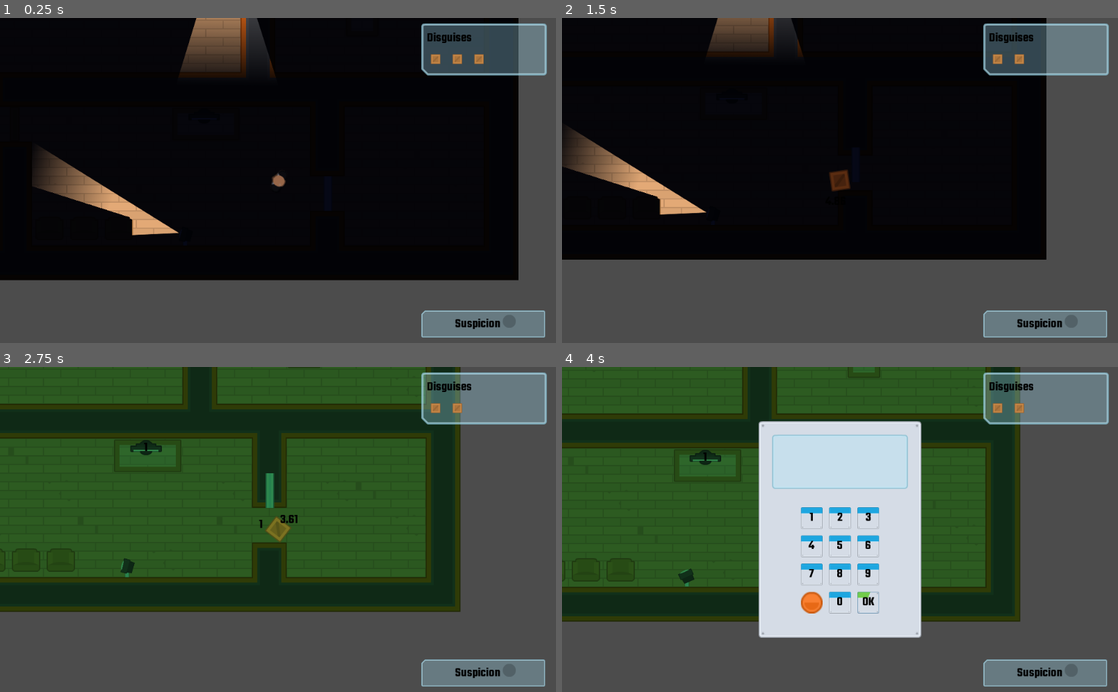
Above: before the commit, frames 1-4 (two rows, left to right).
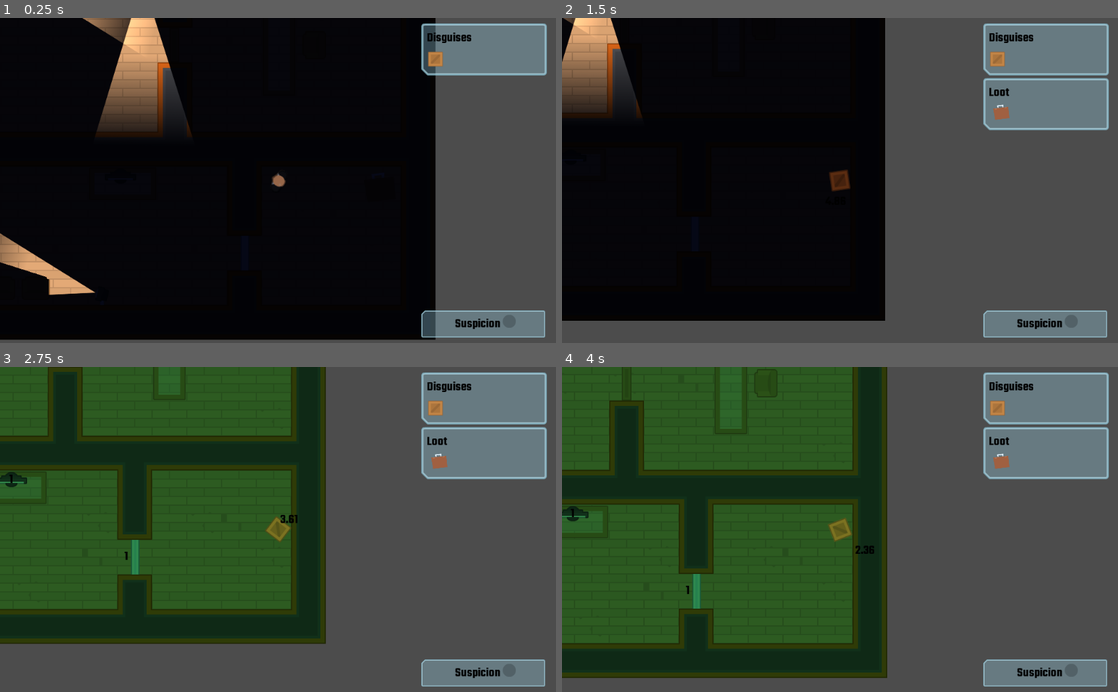
Above: after the commit, the same moments.

Repository: fruitdude/godot-heist-meisters
Game: Godot game, scene res://Scenes/Level1.tscn
The game is run twice, just before and just after one commit, with the same random seed, the same clock (stepped at 60 frames per second) and the same inputs.
Inputs (mouse positions are in pixels of both pictures, inside the frame that each line leads up to):
- Up to frame 1 (0.25 s): no input
- Up to frame 2 (1.5 s): tap Enter at 0.5 s; move the mouse to (962, 164) at 0.52 s; hold D (move_right) 0.53-1.28 s; tap E (interact) at 0.6 s; move the mouse to (728, 196) at 1.27 s; hold S (move_down) from 1.28 s (still down); tap Shift (toggle_disguise) at 1.35 s
- Up to frame 3 (2.75 s): move the mouse to (333, 458) at 2.02 s; release S (move_down) at 2.03 s; hold D (move_right) from 2.03 s (still down); tap Space (toggle_visionmode) at 2.1 s
- Up to frame 4 (4 s): move the mouse to (812, 594) at 2.77 s; release D (move_right) at 2.78 s; hold W (move_up) 2.78-3.5 s; tap E (interact) at 2.85 s; click (867, 601) at 3.5 s, where only the run before the commit has a clickable "OK"

The runs differ from the first frame. In frame 1, 35% of the frame differs, in the area x 0-94%, y 0-99%; in frame 2, 40%; in frame 3, 48%; in frame 4, 60%, in the area x 0-99%, y 0-96%.

Commit message:
added loot and gui for it

Diff:
--- /dev/null
+++ b/Scenes/Briefcase.tscn
@@ -0,0 +1,19 @@
+[gd_scene load_steps=4 format=2]
+
+[ext_resource path="res://Scripts/Briefcase.gd" type="Script" id=1]
+[ext_resource path="res://GFX/Loot/suitcase.png" type="Texture" id=2]
+
+[sub_resource type="RectangleShape2D" id=1]
+extents = Vector2( 32, 32 )
+
+[node name="Briefcase" type="Area2D"]
+collision_layer = 0
+script = ExtResource( 1 )
+
+[node name="Sprite" type="Sprite" parent="."]
+scale = Vector2( 0.5, 0.5 )
+texture = ExtResource( 2 )
+
+[node name="CollisionShape2D" type="CollisionShape2D" parent="."]
+shape = SubResource( 1 )
+[connection signal="body_entered" from="." to="." method="_on_body_entered"]
--- a/Scenes/GUI.tscn
+++ b/Scenes/GUI.tscn
@@ -9,6 +9,8 @@
 [ext_resource path="res://GFX/PNG/Tiles/tile_129.png" type="Texture" id=7]
 [ext_resource path="res://Scripts/DisguiseCounter.gd" type="Script" id=8]
 [ext_resource path="res://GFX/PNG/Tiles/tile_130.png" type="Texture" id=9]
+[ext_resource path="res://Scripts/LootCounter.gd" type="Script" id=10]
+[ext_resource path="res://GFX/Loot/suitcase.png" type="Texture" id=11]
 
 [node name="GUI" type="CanvasLayer"]
 
@@ -19,6 +21,7 @@
 theme = ExtResource( 1 )
 
 [node name="NinePatchRect" type="NinePatchRect" parent="Control"]
+editor/display_folded = true
 anchor_left = 1.0
 anchor_top = 1.0
 anchor_right = 1.0
@@ -103,3 +106,45 @@
 icon_scale = 0.5
 script = ExtResource( 8 )
 _icon = ExtResource( 9 )
+
+[node name="LootCounter" type="NinePatchRect" parent="Control" groups=[
+"LootDisplay",
+]]
+margin_left = 776.0
+margin_top = 111.08
+margin_right = 1007.0
+margin_bottom = 207.08
+grow_vertical = 2
+size_flags_vertical = 2
+texture = ExtResource( 6 )
+patch_margin_left = 15
+patch_margin_top = 15
+patch_margin_right = 15
+patch_margin_bottom = 15
+script = ExtResource( 10 )
+_loot_counter = NodePath("VBoxContainer/LootCounter")
+_briefcase = ExtResource( 11 )
+
+[node name="VBoxContainer" type="VBoxContainer" parent="Control/LootCounter"]
+anchor_right = 1.0
+anchor_bottom = 1.0
+margin_left = 10.0
+margin_top = 10.0
+margin_right = -10.0
+margin_bottom = -10.0
+grow_vertical = 2
+size_flags_vertical = 3
+
+[node name="Loot" type="Label" parent="Control/LootCounter/VBoxContainer"]
+margin_right = 211.0
+margin_bottom = 35.0
+text = "Loot"
+
+[node name="LootCounter" type="ItemList" parent="Control/LootCounter/VBoxContainer"]
+margin_top = 39.0
+margin_right = 211.0
+margin_bottom = 41.0
+items = [ "", null, false ]
+auto_height = true
+max_columns = 3
+icon_scale = 0.25
--- a/Scenes/Level1.tscn
+++ b/Scenes/Level1.tscn
@@ -1,14 +1,15 @@
-[gd_scene load_steps=129 format=2]
+[gd_scene load_steps=130 format=2]
 
 [ext_resource path="res://GFX/Tilesheet/tilesheet_complete.png" type="Texture" id=1]
-[ext_resource path="res://Scenes/Player.tscn" type="PackedScene" id=2]
-[ext_resource path="res://Scenes/Computer.tscn" type="PackedScene" id=3]
-[ext_resource path="res://Scenes/Door.tscn" type="PackedScene" id=4]
-[ext_resource path="res://Scenes/LockedDoor.tscn" type="PackedScene" id=5]
-[ext_resource path="res://Scenes/SecurityCamera.tscn" type="PackedScene" id=6]
-[ext_resource path="res://Scenes/Guard.tscn" type="PackedScene" id=7]
-[ext_resource path="res://Scenes/VisionMode.tscn" type="PackedScene" id=8]
-[ext_resource path="res://Scenes/GUI.tscn" type="PackedScene" id=9]
+[ext_resource path="res://Scenes/Briefcase.tscn" type="PackedScene" id=2]
+[ext_resource path="res://Scenes/Player.tscn" type="PackedScene" id=3]
+[ext_resource path="res://Scenes/Computer.tscn" type="PackedScene" id=4]
+[ext_resource path="res://Scenes/Door.tscn" type="PackedScene" id=5]
+[ext_resource path="res://Scenes/LockedDoor.tscn" type="PackedScene" id=6]
+[ext_resource path="res://Scenes/SecurityCamera.tscn" type="PackedScene" id=7]
+[ext_resource path="res://Scenes/Guard.tscn" type="PackedScene" id=8]
+[ext_resource path="res://Scenes/VisionMode.tscn" type="PackedScene" id=9]
+[ext_resource path="res://Scenes/GUI.tscn" type="PackedScene" id=10]
 
 [sub_resource type="OccluderPolygon2D" id=1]
 polygon = PoolVector2Array( 0, 0, 64, 0, 64, 64, 0, 64 )
@@ -820,6 +821,7 @@
 [node name="Level1" type="Node2D"]
 
 [node name="Navigation2D" type="Navigation2D" parent="."]
+editor/display_folded = true
 
 [node name="TileMap" type="TileMap" parent="Navigation2D"]
 tile_set = SubResource( 108 )
@@ -853,18 +855,24 @@
 format = 1
 tile_data = PoolIntArray( -196592, -1073741817, 0, -131056, -1073741818, 0, -131055, -1073741824, 0, -65520, -1073741819, 0, 131083, 5, 0, 131084, 7, 0, 327687, 0, 0, 327688, 0, 0, 327689, 0, 0 )
 
-[node name="Player" parent="." instance=ExtResource( 2 )]
+[node name="Loot" type="Node2D" parent="."]
+
+[node name="Briefcase" parent="Loot" instance=ExtResource( 2 )]
+position = Vector2( 1242.02, 165.966 )
+
+[node name="Player" parent="." instance=ExtResource( 3 )]
 editor/display_folded = true
-position = Vector2( 900.744, 263.976 )
+position = Vector2( 1054.47, 153.786 )
 rotation = 0.557419
 
 [node name="Camera2D" type="Camera2D" parent="Player"]
 current = true
 
 [node name="Computers" type="Node2D" parent="."]
+editor/display_folded = true
 position = Vector2( 0.663452, 2.65369 )
 
-[node name="Computer" parent="Computers" instance=ExtResource( 3 )]
+[node name="Computer" parent="Computers" instance=ExtResource( 4 )]
 position = Vector2( 764.175, 142.776 )
 rotation = 1.5708
 lock_group = "1"
--- /dev/null
+++ b/Scripts/Briefcase.gd
@@ -0,0 +1,9 @@
+extends Area2D
+
+
+func _on_body_entered(body):
+	if body.has_method("collect_loot"):
+		body.collect_loot()
+		queue_free()
+	else:
+		printerr("body has not the right method to loot this item")
--- a/Scripts/DisguiseCounter.gd
+++ b/Scripts/DisguiseCounter.gd
@@ -3,7 +3,7 @@
 
 export(Resource) var _icon = _icon as Texture
 
-func update_disguises(number):
+func update_loot(number):
 	clear()
-	for disguises in range(number):
+	for loot in range(number):
 		add_icon_item(_icon, false)
--- /dev/null
+++ b/Scripts/LootCounter.gd
@@ -0,0 +1,14 @@
+extends NinePatchRect
+
+
+export(NodePath) onready var _loot_counter = get_node(_loot_counter) as ItemList
+export(Resource) var _briefcase = _briefcase as Texture
+
+
+func _ready():
+	hide()
+
+
+func _collect_loot():
+	show()
+	_loot_counter.add_icon_item(_briefcase, false)
--- a/Scripts/Player.gd
+++ b/Scripts/Player.gd
@@ -25,7 +25,6 @@
 	_timer.wait_time = _disguise_duration
 	get_tree().call_group("DisguiseDisplay", "update_disguises", _number_of_disguises)
 	_reveal()
-	print(_number_of_disguises)
 
 
 func _process(delta):
@@ -65,14 +64,11 @@
 		_toggle_disguise()
 
 
-
-
 func _toggle_disguise():
 	if _disguised:
 		_reveal()
 	elif _number_of_disguises > 0:
 		_disguise()
-
 
 
 func _reveal():
@@ -98,3 +94,10 @@
 	$DisguiseLabel.show()
 	_number_of_disguises -= 1
 	get_tree().call_group("DisguiseDisplay", "update_disguises", _number_of_disguises)
+
+
+func collect_loot():
+	var loot : Node = Node.new()
+	loot.set_name("Loot")
+	add_child(loot)
+	get_tree().call_group("LootDisplay", "_collect_loot")
Not shown: 1 places in Scenes/GUI.tscn that only renumber resources
Not shown: 1 places in Scenes/Level1.tscn that only renumber resources
